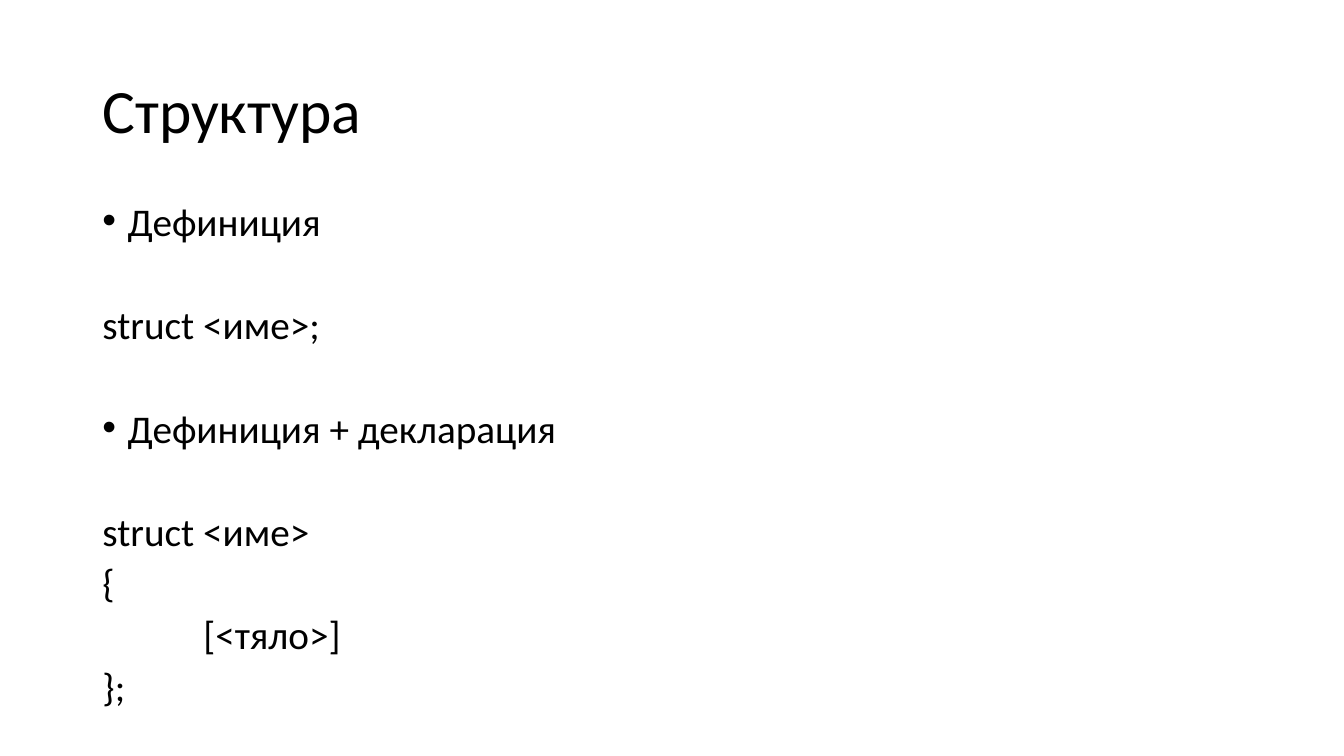
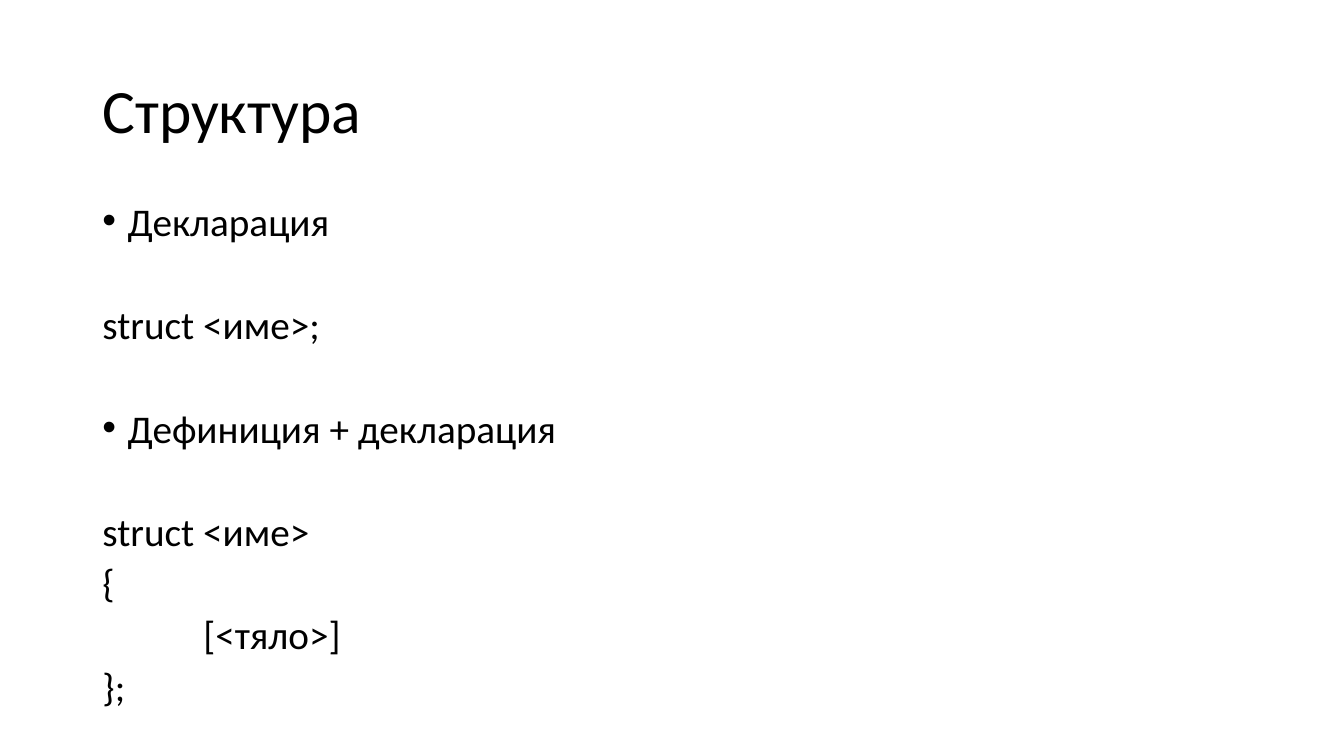
Before and after one commit to Mapmo/Uni-CPP, a slide deck: slide 73 of Introducing To Programming Materials/Consultation 3/Consultation3.pptx (slide 72 before the commit). Drawn at 1344x756 pixels with LibreOffice and Linux fonts; fonts in the diff are those of the drawing. Boxes give left, top, right and bottom in pixels: in the first picture for what was removed or moved away, otherwise in the second. Text is boxed around its words. In the diff, an @@ line names an element or a change of style, - is before the commit and + after.

```diff
--- a/Introducing To Programming Materials/Consultation 3/Consultation3.pptx
+++ b/Introducing To Programming Materials/Consultation 3/Consultation3.pptx
@@ text at (128, 211, 330, 243): text changed @@
-• Дефиниция
+• Декларация
```
Also in this commit, not shown: 10 other slides changed, 1 slide added, 1 slide removed, 1 other file.
